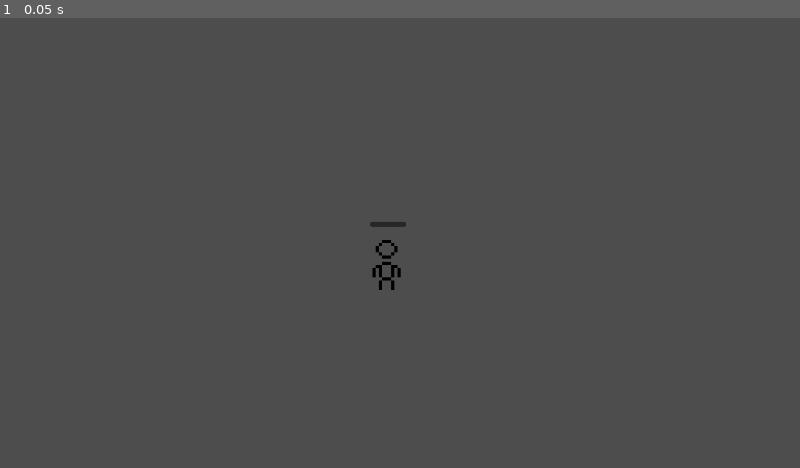
Above: before the commit, frame 1.
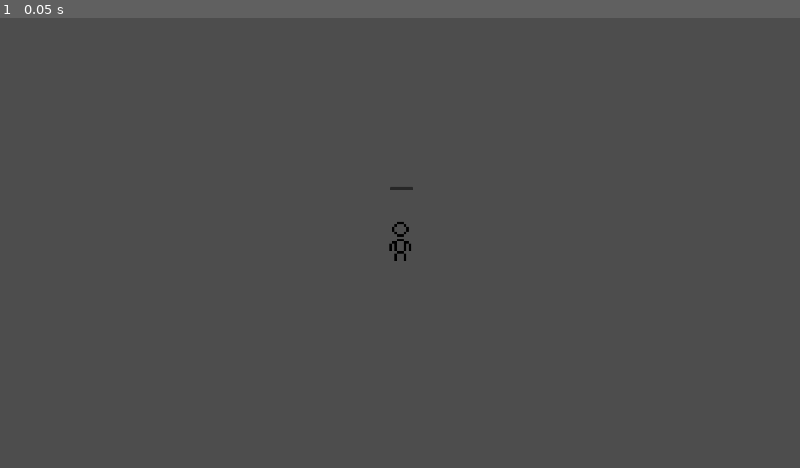
Above: after the commit, the same moment.

Repository: rd124p7/ScaleJam_2023
Game: Godot game, scene res://test_node.tscn
The game is run twice, just before and just after one commit, with the same random seed, the same clock (stepped at 60 frames per second) and the same inputs. The project has no main scene, so this scene is started directly.
Inputs:
- Up to frame 1 (0.05 s): no input

The runs differ from the first frame. In frame 1, 0.2% of the frame differs, in the area x 46-52%, y 37-61%.
Error after the commit: Invalid assignment of property or key 'wait_time' with value of type 'float' on a base object of type 'Nil'. (res://Scenes/ActionAreas/ActionTypes/machine_acti…

Commit message:
Weighted Event for Machine State has been added (not tested) along with some other things

Diff:
--- /dev/null
+++ b/game/Scenes/ActionAreas/ActionTypes/machine_action.gd
@@ -0,0 +1,134 @@
+class_name MachineType
+extends Node
+
+#Signals
+signal machine_action_needed
+signal machine_broken
+
+
+# Machine Stat Enumeration
+enum MACHINE_STATE {
+	RUNNING,
+	BROKEN
+}
+
+
+# Property Name: action_name
+# Description:
+# 	What the action will be refered to in other scripts
+# 	Will remove any spaces within the string
+@export var action_name: String:
+	set(value):
+		action_name = value.replace(" ", "")
+	get:
+		return action_name
+
+
+# Property Name: action_time
+# Description:
+#	The time it will take to complete the action in (seconds)
+#	min is 0.1 max is 15
+@export_range(0.1, 15) var action_time: float = 1:
+	set(value):
+		action_time = clamp(value, 0.1, 15)
+	get:
+		return action_time
+
+
+# Property Name: repair_time
+# Description:
+#	The time it will to complete a repair of the item
+@export_range(10, 25) var repair_time: float = 10:
+	set(value):
+		repair_time = clamp(value, 10, 25)
+	get:
+		return repair_time
+
+
+# Property Name: event_time
+# Description:
+#	The time it will take to check for an event to see if the machine will break
+@export_range(30, 45) var event_time: int = 30:
+	set(value):
+		event_time = clamp(value, 30, 45)
+	get:
+		return event_time
+
+
+# Property Name: current_machine_state
+# Description:
+# 	Holds the state of the current machine whether RUNNING, ACTION_NEEDED,
+# 	or BROKEN
+@export var current_machine_state: MACHINE_STATE = MACHINE_STATE.RUNNING:
+	set(value):
+		current_machine_state = value
+	get:
+		return current_machine_state
+
+
+# Timer references
+@export var action_time_timer: Timer
+@export var repair_time_timer: Timer
+@export var weighted_event_timer: Timer
+
+
+
+# Function Name: _init
+# Description:
+# 	Initialize the timers wait time and connect their timeout signals to
+#	function within this script
+func _init():
+	action_time_timer.wait_time = action_time
+	action_time_timer.timeout.connect(_on_action_time_timer_timeout)
+	repair_time_timer.wait_time = repair_time
+	repair_time_timer.timeout.connect(_on_repair_time_timer_timeout)
+	weighted_event_timer.wait_time = event_time
+	weighted_event_timer.timeout.connect(_on_weighted_event_timer_timeout)
+
+
+
+# Function Name: _process
+# Description:
+#
+func _process(_delta):
+	pass
+
+
+
+# Function Name: _on_action_time_timer_timeout
+# Description:
+#
+func _on_action_time_timer_timeout():
+	pass
+
+
+
+# Function Name: _on_repair_time_timer_timeout
+# Description:
+#
+func _on_repair_time_timer_timeout():
+	pass
+
+
+func _on_weighted_event_timer_timeout():
+	pass
+
+
+
+# Function Name: generate_random_event_number
+# Description:
+# 	Will create and return a random integer between 1 and 100
+func generate_random_event_number() -> float:
+	var rand_gen: RandomNumberGenerator = RandomNumberGenerator.new()
+	rand_gen.randomize()
+	return rand_gen.randi_range(1, 100)
+
+
+
+# Function Name: calculate_weighted_break_event
+# Description:
+# 	Will decide to change the state of the Machine based on if this
+func calculate_weighted_break_event() -> void:
+	var weighted_number: float = generate_random_event_number()
+	if weighted_number > 0 && weighted_number <= 10:
+		current_machine_state = MACHINE_STATE.BROKEN
--- /dev/null
+++ b/game/Scenes/ActionAreas/MachineArea.gd
@@ -0,0 +1,17 @@
+extends StaticBody2D
+
+
+# Called when the node enters the scene tree for the first time.
+func _ready():
+	pass # Replace with function body.
+
+
+# Called every frame. 'delta' is the elapsed time since the previous frame.
+func _process(_delta):
+	pass
+
+
+func _on_player_camera_controller_highlight_possible_actions():
+	print("Scale")
+	var highlight_tween = create_tween().set_trans(Tween.TRANS_ELASTIC)
+	highlight_tween.tween_property($Sprite2D, "scale", Vector2(2.0, 2.0), 0.4)
--- /dev/null
+++ b/game/Scenes/ActionAreas/machine_area.tscn
@@ -0,0 +1,33 @@
+[gd_scene load_steps=5 format=3 uid="uid://rv0mxvxs5ydp"]
+
+[ext_resource type="Script" path="res://Scenes/ActionAreas/MachineArea.gd" id="1_5plx1"]
+[ext_resource type="Texture2D" uid="uid://cuqw23pxlv7ow" path="res://assets/TempActionArea.png" id="1_c1t1g"]
+[ext_resource type="Script" path="res://Scenes/ActionAreas/ActionTypes/machine_action.gd" id="3_xltjt"]
+
+[sub_resource type="RectangleShape2D" id="RectangleShape2D_tkslj"]
+size = Vector2(55, 46)
+
+[node name="MachineArea" type="StaticBody2D"]
+script = ExtResource("1_5plx1")
+
+[node name="Sprite2D" type="Sprite2D" parent="."]
+position = Vector2(0.5, -1)
+scale = Vector2(1.01563, 0.96875)
+texture = ExtResource("1_c1t1g")
+
+[node name="CollisionShape2D" type="CollisionShape2D" parent="."]
+position = Vector2(0.5, -1)
+shape = SubResource("RectangleShape2D_tkslj")
+debug_color = Color(0.811765, 0.286275, 0.745098, 0.419608)
+
+[node name="MachineType" type="Node" parent="." node_paths=PackedStringArray("action_time_timer", "repair_time_timer")]
+script = ExtResource("3_xltjt")
+action_name = "TestAction"
+action_time_timer = NodePath("../Timers/ActionTimer")
+repair_time_timer = NodePath("../Timers/RepairTimer")
+
+[node name="Timers" type="Node2D" parent="."]
+
+[node name="ActionTimer" type="Timer" parent="Timers"]
+
+[node name="RepairTimer" type="Timer" parent="Timers"]
--- a/game/Scenes/CameraController/PlayerCameraController.gd
+++ b/game/Scenes/CameraController/PlayerCameraController.gd
@@ -4,18 +4,51 @@
 # Signal to highlight the possible actions
 signal highlight_possible_actions
 
+
+var is_zoomed_out: bool = false
+
+# Camera Smoothing Speed Variables
+const CAM_SMOOTH_ZOOM_IN: float = 1.5
+const CAM_SMOOTH_ZOOM_OUT: float = 5.5
+
+
 func _ready():
 	pass
 
 
 func _process(_delta):
-	pass
+	move_camera_with_mouse()
 
 # Function Name: _on_monkey_action_needs_selecting
 # Description:
 #	Smoothly zoom the camera out and emit the highlight_possible_actions signal
 func _on_monkey_action_needs_selecting():
+	is_zoomed_out = true
 	var camera_zoom_tween = create_tween().set_trans(Tween.TRANS_SINE)
 	camera_zoom_tween.tween_property($PlayerCamera, "zoom", Vector2(0.5, 0.5), 1)
+	camera_zoom_tween.finished.connect(_on_camera_zoom_tween_finished)
 
+
+
+# Function Name: _on_camera_zoom_tween_finished
+# Description:
+#	Emit the highlight_possible_actions to tell the action nodes to highlight
+func _on_camera_zoom_tween_finished():
+	print("Start to Scale")
 	highlight_possible_actions.emit()
+
+
+
+# Function Name: move_camera_with_mouse
+# Description:
+# 	When not zoomed out, follow the mouse position, position smoothing is
+#	enabled in the cameras settings
+func move_camera_with_mouse():
+	if !is_zoomed_out:
+		if $PlayerCamera.position_smoothing_speed != CAM_SMOOTH_ZOOM_IN:
+			$PlayerCamera.position_smoothing_speed = CAM_SMOOTH_ZOOM_IN
+
+		var mouse_position = get_local_mouse_position()
+		$PlayerCamera.position = lerp(mouse_position, mouse_position, 0.1)
+	else:
+		$PlayerCamera.position_smoothing_speed = CAM_SMOOTH_ZOOM_OUT
--- a/game/Scenes/CameraController/player_camera_controller.tscn
+++ b/game/Scenes/CameraController/player_camera_controller.tscn
@@ -6,8 +6,19 @@
 script = ExtResource("1_dkbjb")
 
 [node name="PlayerCamera" type="Camera2D" parent="."]
-limit_left = -2000
-limit_top = -2000
-limit_right = 2000
-limit_bottom = 2000
+zoom = Vector2(1.3, 1.3)
+limit_left = -1200
+limit_top = -720
+limit_right = 1200
+limit_bottom = 720
+limit_smoothed = true
 position_smoothing_enabled = true
+position_smoothing_speed = 1.5
+drag_horizontal_enabled = true
+drag_vertical_enabled = true
+drag_left_margin = 0.65
+drag_top_margin = 0.5
+drag_right_margin = 0.65
+drag_bottom_margin = 0.5
+editor_draw_limits = true
+editor_draw_drag_margin = true
--- /dev/null
+++ b/game/Scenes/Monkey/MonkeyGui/CancelButton.gd
@@ -0,0 +1,17 @@
+extends Control
+
+signal cancel_button_activated
+
+
+
+
+
+
+func _on_cancel_button_texture_mouse_exited():
+	pass # Replace with function body.
+
+func _on_cancel_button_texture_mouse_entered():
+	pass # Replace with function body.
+
+func _on_cancel_button_texture_pressed():
+	cancel_button_activated.emit()
--- a/game/Scenes/Monkey/MonkeyGui/MonkeyPanicBarIndicator.gd
+++ b/game/Scenes/Monkey/MonkeyGui/MonkeyPanicBarIndicator.gd
@@ -82,6 +82,7 @@
 	bar_shake_tween.chain().tween_property(self, "rotation", 0, 0.1)
 
 
+
 # Function Name: stop_timer_if_started
 # Description:
 # 	If the timer is not stopped then stop the timer
--- /dev/null
+++ b/game/Scenes/Monkey/MonkeyGui/cancel_button.tscn
@@ -0,0 +1,19 @@
+[gd_scene load_steps=3 format=3 uid="uid://b3aqqampfmtom"]
+
+[ext_resource type="Texture2D" uid="uid://hc7ktu1ehgro" path="res://assets/CancelButton.png" id="1_iynps"]
+[ext_resource type="Script" path="res://Scenes/Monkey/MonkeyGui/CancelButton.gd" id="1_l7a8b"]
+
+[node name="CancelButton" type="Control"]
+layout_mode = 3
+anchors_preset = 0
+script = ExtResource("1_l7a8b")
+
+[node name="CancelButtonTexture" type="TextureButton" parent="."]
+layout_mode = 0
+offset_right = 40.0
+offset_bottom = 40.0
+texture_normal = ExtResource("1_iynps")
+
+[connection signal="mouse_entered" from="CancelButtonTexture" to="." method="_on_cancel_button_texture_mouse_entered"]
+[connection signal="mouse_exited" from="CancelButtonTexture" to="." method="_on_cancel_button_texture_mouse_exited"]
+[connection signal="pressed" from="CancelButtonTexture" to="." method="_on_cancel_button_texture_pressed"]
--- a/game/Scenes/Monkey/monkey.gd
+++ b/game/Scenes/Monkey/monkey.gd
@@ -80,8 +80,9 @@
 # Description:
 # 	If the scene is valid then remove the child from the Monkey tree
 func destory_menu_instance() -> void:
-	if is_instance_valid(monkey_action_buttons) && monkey_action_buttons:
+	if is_instance_valid($GUI_Layer.get_node(monkey_action_buttons.get_path())) && monkey_action_buttons:
 		self.remove_child(monkey_action_buttons)
+
 
 
 
--- a/game/Scenes/Monkey/monkey.tscn
+++ b/game/Scenes/Monkey/monkey.tscn
@@ -16,13 +16,16 @@
 script = ExtResource("2_80kim")
 
 [node name="MonkeySprite" type="Sprite2D" parent="."]
-scale = Vector2(5, 5)
+scale = Vector2(3, 3)
 texture = ExtResource("1_ccr4d")
+
+[node name="GUI_Layer" type="CanvasLayer" parent="."]
 
 [node name="MonkeyBarIndicators" type="Node2D" parent="."]
 position = Vector2(0, -65)
 
 [node name="MonkeyPanicBarIndicator" parent="MonkeyBarIndicators" instance=ExtResource("4_bc4u5")]
+scale = Vector2(0.5, 0.5)
 
 [node name="NavigationAgent2D" type="NavigationAgent2D" parent="."]
 
--- a/game/test_node.tscn
+++ b/game/test_node.tscn
@@ -1,14 +1,19 @@
-[gd_scene load_steps=3 format=3 uid="uid://cuxytn5wn35em"]
+[gd_scene load_steps=4 format=3 uid="uid://cuxytn5wn35em"]
 
 [ext_resource type="PackedScene" uid="uid://dh7klyj14bg2j" path="res://Scenes/Monkey/monkey.tscn" id="1_nskbb"]
 [ext_resource type="PackedScene" uid="uid://d0hhs0um6k6ai" path="res://Scenes/CameraController/player_camera_controller.tscn" id="2_h60fo"]
+[ext_resource type="PackedScene" uid="uid://rv0mxvxs5ydp" path="res://Scenes/ActionAreas/machine_area.tscn" id="3_31qxc"]
 
 [node name="TestNode" type="Node2D"]
 
+[node name="PlayerCameraController" parent="." instance=ExtResource("2_h60fo")]
+
 [node name="Monkey" parent="." instance=ExtResource("1_nskbb")]
-position = Vector2(-19, 35)
+position = Vector2(2, -2)
 collision_layer = 3
 
-[node name="PlayerCameraController" parent="." instance=ExtResource("2_h60fo")]
+[node name="MachineArea" parent="." instance=ExtResource("3_31qxc")]
+position = Vector2(-585, 122)
 
+[connection signal="highlight_possible_actions" from="PlayerCameraController" to="MachineArea" method="_on_player_camera_controller_highlight_possible_actions"]
 [connection signal="action_needs_selecting" from="Monkey" to="PlayerCameraController" method="_on_monkey_action_needs_selecting"]
Binary file added: game/assets/CancelButton.png
Not shown, added: game/assets/CancelButton.png.import
Binary file added: game/assets/TempActionArea.png
Not shown, added: game/assets/TempActionArea.png.import
